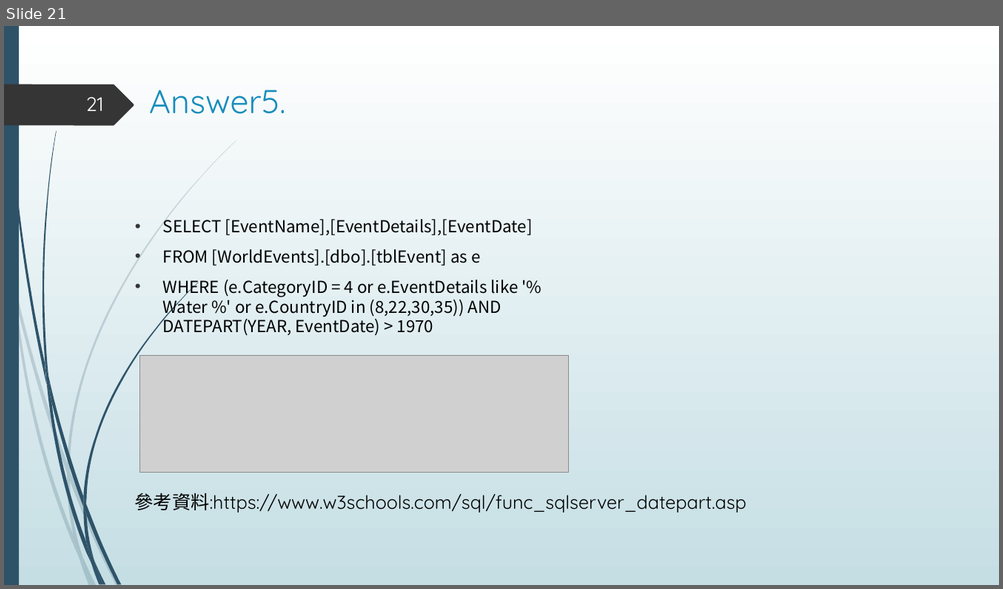
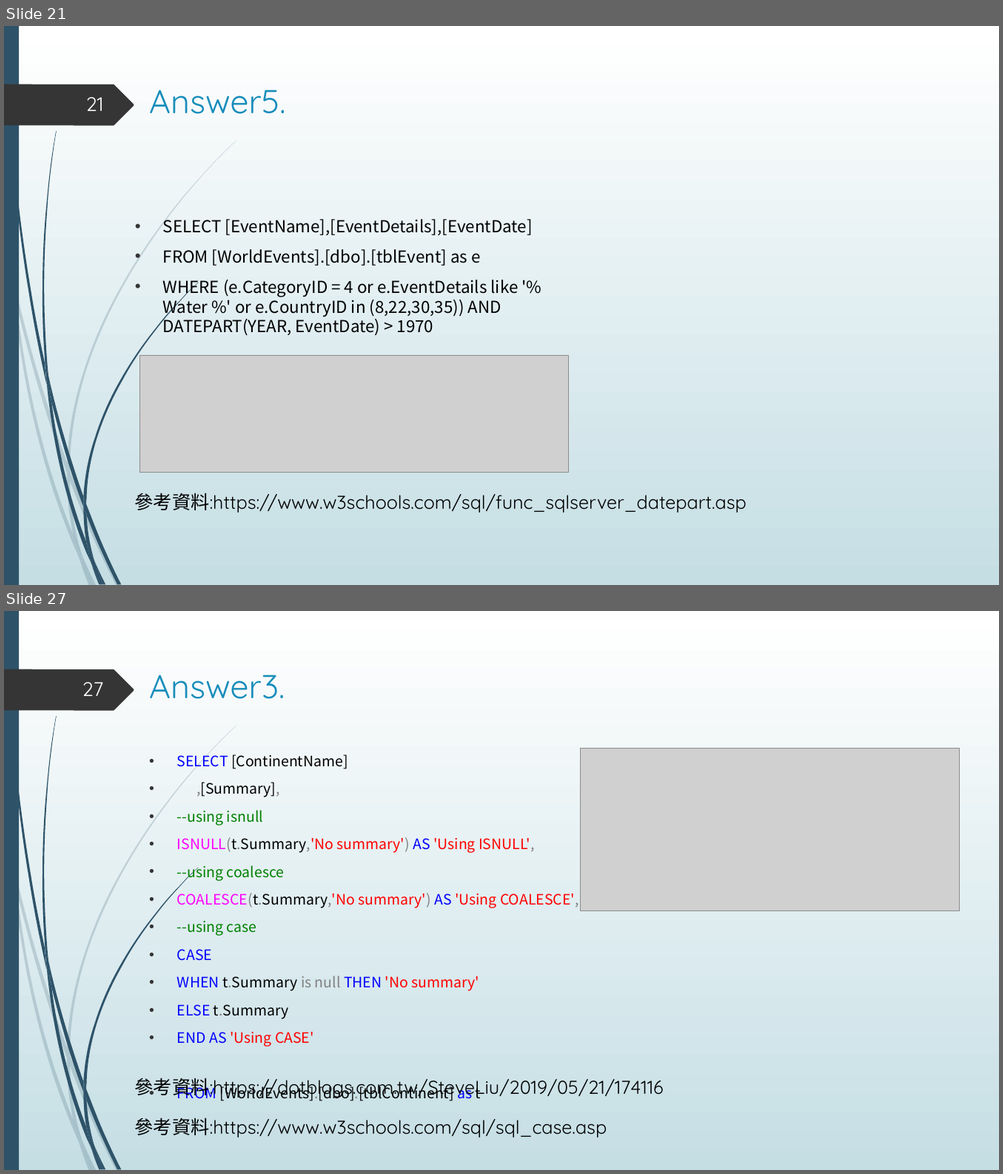
Before and after one commit to hsu0808/mssql-learning-2023-summer, a slide deck: sql answer.pptx. Shown one above the other, each under a label of ours: slide 21 before the commit, slides 21 and 27 after it; the slides between them are not shown. The pictures are 1003x589 and 1003x1174 pixels, drawn with LibreOffice and Linux fonts; fonts in the diff are those of the drawing; grey boxes stand for pictures. Boxes give left, top, right and bottom in pixels: in the first picture for what was removed or moved away, otherwise in the second. Text is boxed around its words. In the diff, an @@ line names an element or a change of style, - is before the commit and + after.

```diff
--- a/sql answer.pptx
+++ b/sql answer.pptx
@@ slide 27 added at [4, 611, 999, 1170], background gradient #FFFFFF to #C5DEE5; not listed: 24 template elements that a slide beside it also shows @@
@@ title added at [149, 675, 284, 699], 32 pt, text #178DBB @@
+Answer3.
@@ page number added at [82, 682, 104, 696], 19 pt, text #FEFFFF @@
+27
@@ text added at [177, 755, 578, 1102], 13.9 pt, text #000000 @@
+• SELECT [ContinentName]
+• ,[Summary],
+• --using isnull
+• ISNULL(t.Summary,'No summary') AS 'Using ISNULL',
+• --using coalesce
+• COALESCE(t.Summary,'No summary') AS 'Using COALESCE',
+• --using case
+• CASE
+• WHEN t.Summary is null THEN 'No summary'
+• ELSE t.Summary
+• END AS 'Using CASE'
+• FROM [WorldEvents].[dbo].[tblContinent] as t
@@ picture added at [580, 749, 959, 911] @@
@@ text added at [135, 1079, 663, 1099], 18 pt, text #000000 @@
+參考資料:https://dotblogs.com.tw/SteveLiu/2019/05/21/174116
@@ text added at [135, 1119, 606, 1138], 18 pt, text #000000 @@
+參考資料:https://www.w3schools.com/sql/sql_case.asp
```
Also in this commit, not shown: 15 other slides added.
